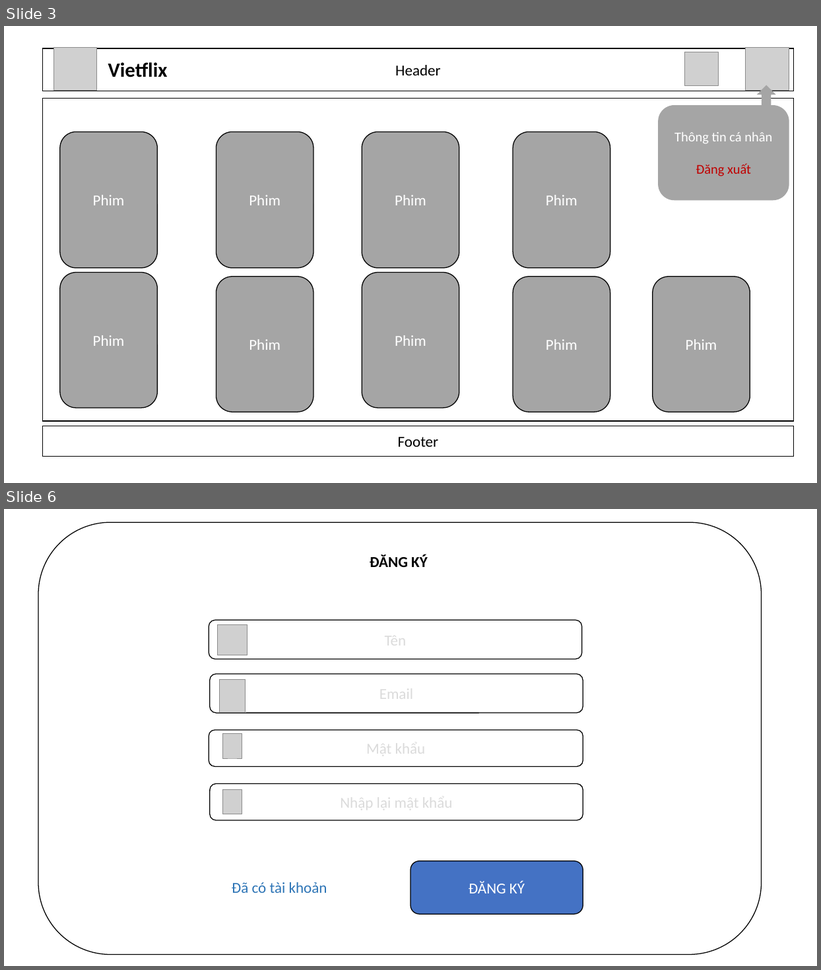
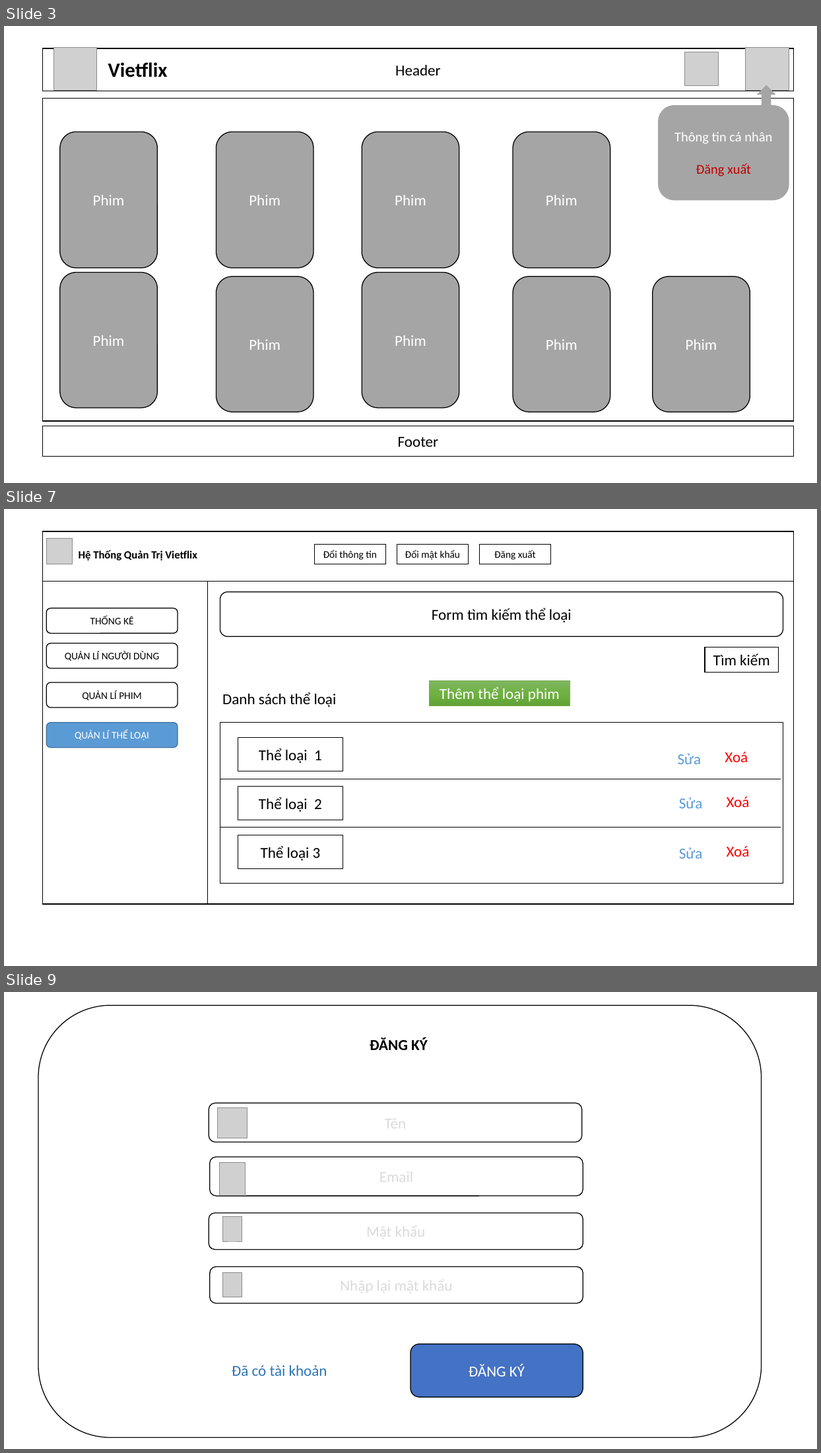
Before and after one commit to namnguyenbk/grad-thesis, a slide deck: Mockup-UI.pptx. Shown one above the other, each under a label of ours: slides 3 and 6 before the commit, slides 3, 7 and 9 after it; the slides between them are not shown. The pictures are 821x970 and 821x1453 pixels, drawn with LibreOffice and Linux fonts; fonts in the diff are those of the drawing; grey boxes stand for pictures. Boxes give left, top, right and bottom in pixels: in the first picture for what was removed or moved away, otherwise in the second. Text is boxed around its words. In the diff, an @@ line names an element or a change of style, - is before the commit and + after.

```diff
--- a/Mockup-UI.pptx
+++ b/Mockup-UI.pptx
@@ slide 7 added at (x1=4, y1=509, x2=817, y2=966), background #FFFFFF @@
@@ rectangle added at (x1=38, y1=526, x2=801, y2=945), fill #FFFFFF, outline #FFFFFF 1 pt @@
@@ rectangle added at (x1=42, y1=531, x2=794, y2=582), fill #FFFFFF, outline #000000 1 pt @@
@@ picture added at (x1=47, y1=538, x2=73, y2=564) @@
@@ rectangle added at (x1=73, y1=545, x2=214, y2=564), outline #FFFFFF 0.75 pt, 13 pt, text #000000, bold @@
+Hệ Thống Quản Trị Vietflix
@@ rectangle added at (x1=314, y1=545, x2=385, y2=564), fill #FFFFFF, outline #000000 1 pt, 12 pt, text #000000 @@
+Đổi thông tin
@@ rectangle added at (x1=397, y1=545, x2=468, y2=564), fill #FFFFFF, outline #000000 1 pt, 12 pt, text #000000 @@
+Đổi mật khẩu
@@ rectangle added at (x1=480, y1=545, x2=550, y2=564), fill #FFFFFF, outline #000000 1 pt, 12 pt, text #000000 @@
+Đăng xuất
@@ rectangle added at (x1=42, y1=582, x2=794, y2=905), fill #FFFFFF, outline #000000 1 pt @@
@@ line added from (208, 581) to (208, 904), #000000 0.5 pt @@
@@ rounded rectangle added at (x1=220, y1=592, x2=783, y2=636), fill #FFFFFF, outline #000000 1 pt, 18 pt, text #000000 @@
+Form tìm kiếm thể loại
@@ rounded rectangle added at (x1=47, y1=609, x2=178, y2=634), fill #FFFFFF, outline #000000 1 pt, 12 pt, text #000000 @@
+THỐNG KÊ
@@ rounded rectangle added at (x1=47, y1=643, x2=178, y2=668), fill #FFFFFF, outline #000000 1 pt, 12 pt, text #000000 @@
+QUẢN LÍ NGƯỜI DÙNG
@@ rectangle added at (x1=705, y1=648, x2=779, y2=673), fill #FFFFFF, outline #000000 1 pt, 18 pt, text #000000 @@
+Tìm kiếm
@@ rounded rectangle added at (x1=47, y1=683, x2=178, y2=708), fill #FFFFFF, outline #000000 1 pt, 12 pt, text #000000 @@
+QUẢN LÍ PHIM
@@ rectangle added at (x1=430, y1=681, x2=570, y2=706), fill gradient #81B861 to #6FB242 to #62A336, outline #70AD47 0.5 pt, 18 pt, text #FFFFFF @@
+Thêm thể loại phim
@@ text added at (x1=222, y1=692, x2=337, y2=707), 18 pt, text #000000 @@
+Danh sách thể loại
@@ rounded rectangle added at (x1=47, y1=722, x2=178, y2=747), fill #5B9BD5, outline #43739E 1 pt, 12 pt, text #FFFFFF @@
+QUẢN LÍ THỂ LOẠI
@@ rectangle added at (x1=220, y1=722, x2=783, y2=883), fill #FFFFFF, outline #000000 1 pt @@
@@ rectangle added at (x1=238, y1=738, x2=343, y2=772), fill #FFFFFF, outline #000000 1 pt, 18 pt, text #000000 @@
+Thể loại 1
@@ text added at (x1=678, y1=753, x2=702, y2=764), 18 pt, text #5B9BD5 @@
+Sửa
@@ text added at (x1=725, y1=752, x2=748, y2=762), 18 pt, text #FF0000 @@
+Xoá
@@ line added from (220, 779) to (781, 779), #000000 0.5 pt @@
@@ rectangle added at (x1=238, y1=787, x2=343, y2=821), fill #FFFFFF, outline #000000 1 pt, 18 pt, text #000000 @@
+Thể loại 2
@@ text added at (x1=679, y1=797, x2=703, y2=809), 18 pt, text #5B9BD5 @@
+Sửa
@@ text added at (x1=727, y1=797, x2=750, y2=807), 18 pt, text #FF0000 @@
+Xoá
@@ line added from (220, 827) to (781, 827), #000000 0.5 pt @@
@@ rectangle added at (x1=238, y1=835, x2=343, y2=869), fill #FFFFFF, outline #000000 1 pt, 18 pt, text #000000 @@
+Thể loại 3
@@ text added at (x1=679, y1=848, x2=703, y2=859), 18 pt, text #5B9BD5 @@
+Sửa
@@ text added at (x1=727, y1=846, x2=750, y2=857), 18 pt, text #FF0000 @@
+Xoá
@@ what was slide 6 is now slide 9 @@
```
Also in this commit, not shown: 7 slides changed, 2 other slides added, 6 other files.
